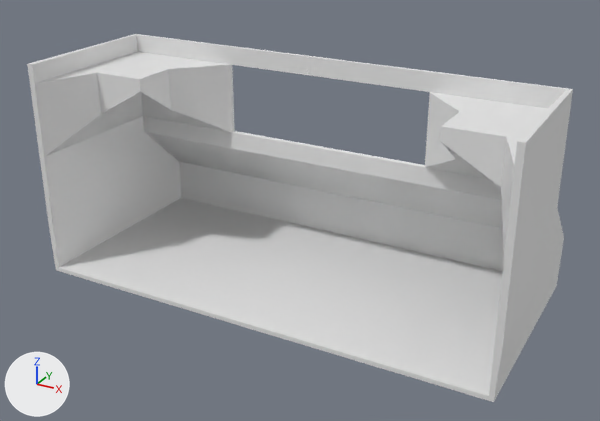
Before and after pictures for a commit that changed the Blender file 3D/Chess_clock.blend.
Both versions are drawn from a 50 mm lens placed at (0.1184, -0.2162, 0.0966), pointed at (0.002, -0.0045, -0.0093). Lighting does not change. The marker at lower left points along +X, +Y and +Z.

The first picture shows 'Front_box'.
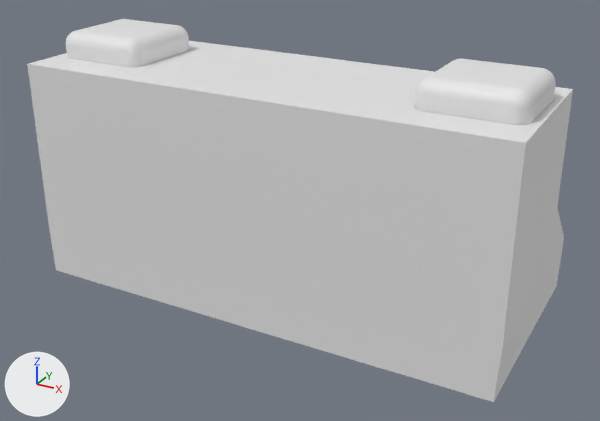
What differs and where, as boxes [x1, y1, x2, y2] in the pictures (600 x 421 px):
```json
{"object": "Back_box", "change": "shown", "after": [32, 42, 566, 396]}
{"object": "Player_button_left", "change": "added", "after": [415, 59, 556, 125]}
{"object": "Player_button_right", "change": "added", "after": [66, 19, 189, 67]}
{"part": 1, "of": "me_cube_001", "change": "deleted", "before": [245, 58, 573, 402]}
```

The change, as JSON lines over the scene's bpy script:
```json
{"block": "me_cube_001", "where": "# used by ob_front_box; location = (0.0, 0.0, 0.0)"}
{"op": "remove", "block": "me_cube_001", "code": "me_cube_001.from_pydata(...)  # 102 vertices, 104 faces; spans x -0.077..0.077, y -0.035..0.036, z -0.036..0.035"}
{"op": "add", "block": "me_cube_001", "code": "me_cube_001.from_pydata(...)  # 380 vertices, 309 faces; spans x -0.077..0.0, y -0.035..0.036, z -0.036..0.035"}
{"block": "me_cube_001", "change": "me_cube_001 part 1: 44 vertices removed from x 0.035..0.077, y -0.035..0.036, z -0.036..0.035"}
{"op": "add", "block": "me_cube_005", "code": ["me_cube_005 = bpy.data.meshes.new('Cube.005')", "me_cube_005.from_pydata(...)  # 408 vertices, 328 faces; spans x -0.015..0.015, y -0.015..0.015, z 0.005..0.015"]}
{"op": "add", "block": "ob_front_box", "code": "_m = ob_front_box.modifiers.new('Mirror', 'MIRROR')"}
{"op": "remove", "block": "ob_back_box", "code": "ob_back_box.hide_set(True)"}
{"op": "add", "block": "ob_player_button_left", "code": ["ob_player_button_left = bpy.data.objects.new('Player_button_left', me_cube_005)", "ob_player_button_left.location = (0.0593, -0.0081, 0.028)"]}
{"op": "add", "block": "ob_player_button_right", "code": ["ob_player_button_right = bpy.data.objects.new('Player_button_right', me_cube_005.copy())", "ob_player_button_right.location = (-0.0593, -0.0081, 0.028)"]}
```
